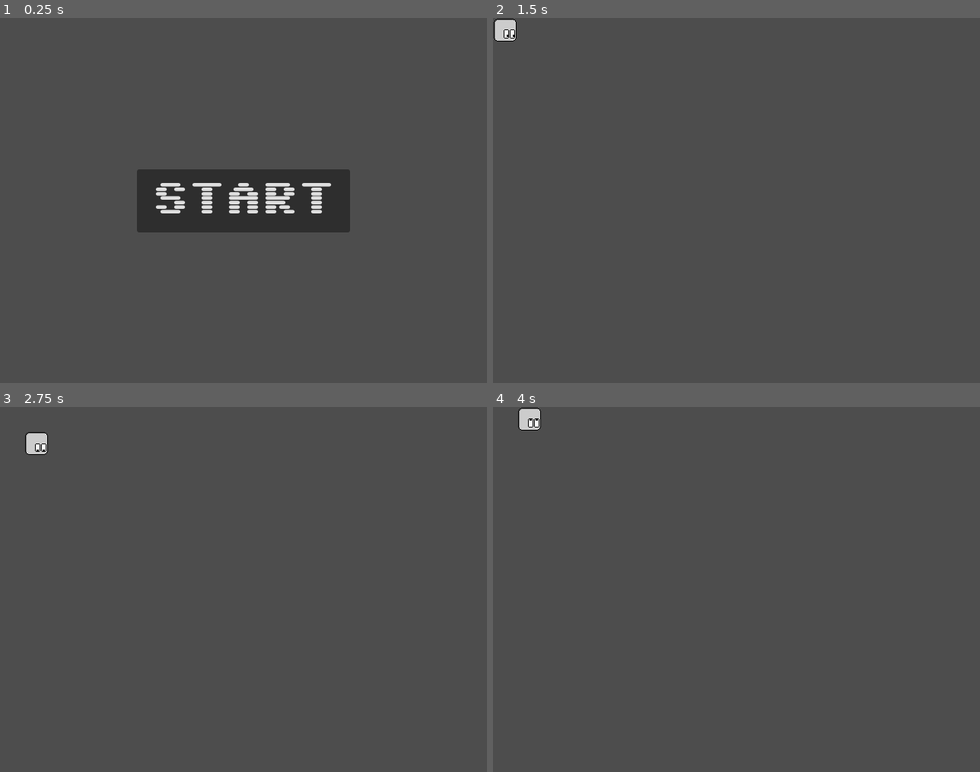
Above: before the commit, frames 1-4 (two rows, left to right).
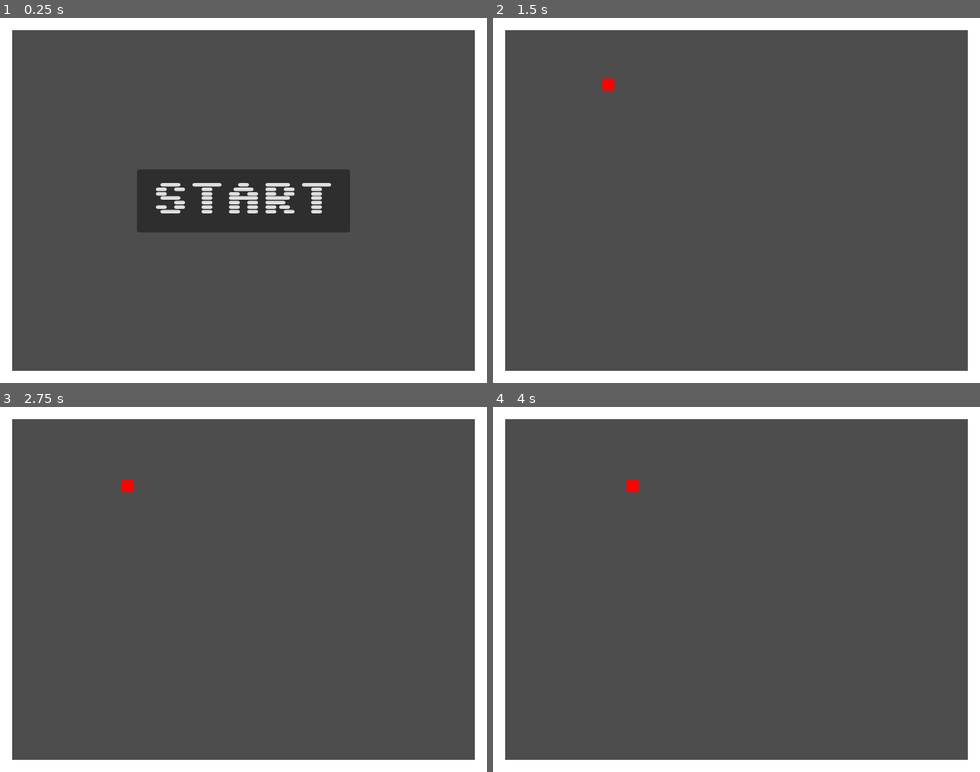
Above: after the commit, the same moments.

Repository: mkacik/godot-snek
Game: Godot game, scene res://scenes/main.tscn
The game is run twice, just before and just after one commit, with the same random seed, the same clock (stepped at 60 frames per second) and the same inputs.
Inputs:
- Up to frame 1 (0.25 s): no input
- Up to frame 2 (1.5 s): click "START" at 0.5 s; tap Enter at 1.25 s; hold Right (move_right) from 1.28 s (still down)
- Up to frame 3 (2.75 s): release Right (move_right) at 2.03 s; hold Down (move_down) from 2.03 s (still down)
- Up to frame 4 (4 s): release Down (move_down) at 2.78 s; hold Right (move_right) 2.78-3.53 s; hold Up (move_up) from 3.53 s (still down)

The runs differ from the first frame. In frame 1, 11% of the frame differs, in the area x 0-100%, y 0-100%; in frame 2, 11%; in frame 3, 12%; in frame 4, 12%.

Commit message:
Use collisions instead of calculating correct/incorrect positions

Diff:
--- a/scenes/hud.tscn
+++ b/scenes/hud.tscn
@@ -7,6 +7,7 @@
 script = ExtResource("1_dcsrn")
 
 [node name="StartButton" type="Button" parent="."]
+visible = false
 anchors_preset = 8
 anchor_left = 0.5
 anchor_top = 0.5
@@ -22,6 +23,7 @@
 text = "START"
 
 [node name="GameOverMessage" type="Label" parent="."]
+visible = false
 anchors_preset = 5
 anchor_left = 0.5
 anchor_right = 0.5
--- /dev/null
+++ b/scenes/level.gd
@@ -0,0 +1,32 @@
+extends Node2D
+
+@export var cell_size: int = 16
+
+func _ready() -> void:
+    position_walls()
+
+func _process(delta: float) -> void:
+    pass
+
+func position_walls() -> void:
+    var screen_size: Vector2 = get_viewport_rect().size / cell_size
+
+    $WallN.position = Vector2.ZERO
+    $WallS.position = Vector2(0, screen_size.y - 1) * cell_size
+
+    var outer_wall_x_scale = Vector2(screen_size.x, 1)
+    $WallN.apply_scale(outer_wall_x_scale)
+    $WallS.apply_scale(outer_wall_x_scale)
+
+    $WallE.position = Vector2(screen_size.x - 1, 1) * cell_size
+    $WallW.position = Vector2(0, 1) * cell_size
+
+    var outer_wall_y_scale = Vector2(1, screen_size.y - 2)
+    $WallE.apply_scale(outer_wall_y_scale)
+    $WallW.apply_scale(outer_wall_y_scale)
+
+func show_walls() -> void:
+    get_tree().call_group("walls", "show")
+
+func start() -> void:
+    show_walls()
--- /dev/null
+++ b/scenes/level.tscn
@@ -0,0 +1,15 @@
+[gd_scene load_steps=3 format=3 uid="uid://02oxhj8djhwr"]
+
+[ext_resource type="Script" path="res://scenes/level.gd" id="1_tjnu4"]
+[ext_resource type="PackedScene" uid="uid://kdaaygddkmlt" path="res://scenes/wall.tscn" id="2_arvb6"]
+
+[node name="Level" type="Node2D"]
+script = ExtResource("1_tjnu4")
+
+[node name="WallN" parent="." instance=ExtResource("2_arvb6")]
+
+[node name="WallS" parent="." instance=ExtResource("2_arvb6")]
+
+[node name="WallE" parent="." instance=ExtResource("2_arvb6")]
+
+[node name="WallW" parent="." instance=ExtResource("2_arvb6")]
--- a/scenes/main.gd
+++ b/scenes/main.gd
@@ -2,13 +2,14 @@
 
 # Called when the node enters the scene tree for the first time.
 func _ready() -> void:
-    pass # Replace with function body.
+    pass
 
 # Called every frame. 'delta' is the elapsed time since the previous frame.
 func _process(_delta: float) -> void:
     pass
 
 func new_game():
+    $Level.start()
     $Player.start()
 
 func game_over():
--- a/scenes/main.tscn
+++ b/scenes/main.tscn
@@ -1,13 +1,17 @@
-[gd_scene load_steps=4 format=3 uid="uid://ci0v6bd3v8irk"]
+[gd_scene load_steps=5 format=3 uid="uid://ci0v6bd3v8irk"]
 
 [ext_resource type="PackedScene" uid="uid://crojdhwqcostg" path="res://scenes/player.tscn" id="1_e3l1q"]
 [ext_resource type="Script" path="res://scenes/main.gd" id="1_pmvye"]
 [ext_resource type="PackedScene" uid="uid://ccmivnmm1cxdu" path="res://scenes/hud.tscn" id="3_uv6ks"]
+[ext_resource type="PackedScene" uid="uid://02oxhj8djhwr" path="res://scenes/level.tscn" id="4_0euvk"]
 
 [node name="Main" type="Node"]
 script = ExtResource("1_pmvye")
 
 [node name="Player" parent="." instance=ExtResource("1_e3l1q")]
+speed = 400
+
+[node name="Level" parent="." instance=ExtResource("4_0euvk")]
 
 [node name="HUD" parent="." instance=ExtResource("3_uv6ks")]
 
--- a/scenes/player.gd
+++ b/scenes/player.gd
@@ -1,28 +1,24 @@
-extends Node2D
+extends Area2D
 
 const Common = preload("res://lib/common.gd")
 
 signal game_over
 
-@export var cell_size: int = 32
+@export var cell_size: int = 16
 @export var speed: int = 200
-
-var max_pos: Vector2
-var min_pos: Vector2
 
 var direction: Vector2
 var next_direction: Vector2
-
 var target_position: Vector2
 
+func reset_position():
+    position = Vector2(cell_size * 8, cell_size * 5)
+    target_position = position
+
 func start():
-    direction = Vector2.RIGHT
-    next_direction = direction
-    target_position = position
-    $AnimatedSprite2D.animation = "right"
-    $AnimatedSprite2D.play()
+    reset_position()
+    $CollisionShape2D.set_deferred("disabled", false)
     show()
-
     $MoveTimer.start()
 
 func stop():
@@ -30,31 +26,25 @@
     $MoveTimer.stop()
     game_over.emit()
 
-# Called when the node enters the scene tree for the first time.
 func _ready():
     hide()
 
-    var screen_size = get_viewport_rect().size
-    var max_x = (floori(screen_size.x / cell_size) - 1) * cell_size
-    var max_y = (floori(screen_size.y / cell_size) - 1) * cell_size
-    max_pos = Vector2(max_x, max_y)
-    min_pos = Vector2.ZERO
+    # Initial direction
+    direction = Vector2.RIGHT
+    next_direction = direction
 
+    # var screen_size = get_viewport_rect().size
 
 # Called every frame. 'delta' is the elapsed time since the previous frame.
 func _process(delta: float):
     if Input.is_action_pressed("move_right"):
         next_direction = Vector2.RIGHT
-        $AnimatedSprite2D.animation = "right"
     elif Input.is_action_pressed("move_left"):
         next_direction = Vector2.LEFT
-        $AnimatedSprite2D.animation = "left"
     elif Input.is_action_pressed("move_down"):
         next_direction = Vector2.DOWN
-        $AnimatedSprite2D.animation = "down"
     elif Input.is_action_pressed("move_up"):
         next_direction = Vector2.UP
-        $AnimatedSprite2D.animation = "up"
 
     if position != target_position:
         var previous_position = position
@@ -65,7 +55,12 @@
 func _on_move_timer_timeout() -> void:
     direction = next_direction
     # enforce target position within screen bounds
-    target_position = Common.clamped(position + direction * cell_size, min_pos, max_pos);
+    target_position = position + direction * cell_size;
+
     # if target position was not changed, we hit something, so it's game over
-    if position == target_position:
-        stop()
+    #if position == target_position:
+    #   stop()
+
+func _on_body_entered(body: Node2D) -> void:
+    print(body)
+    stop()
--- a/scenes/player.tscn
+++ b/scenes/player.tscn
@@ -1,134 +1,27 @@
-[gd_scene load_steps=16 format=3 uid="uid://crojdhwqcostg"]
+[gd_scene load_steps=3 format=3 uid="uid://crojdhwqcostg"]
 
 [ext_resource type="Script" path="res://scenes/player.gd" id="1_7k03j"]
-[ext_resource type="Texture2D" uid="uid://caekidfe42bva" path="res://art/head.png" id="2_off3y"]
 
-[sub_resource type="AtlasTexture" id="AtlasTexture_l7snh"]
-atlas = ExtResource("2_off3y")
-region = Rect2(32, 96, 32, 32)
+[sub_resource type="RectangleShape2D" id="RectangleShape2D_qnjww"]
+size = Vector2(16, 16)
 
-[sub_resource type="AtlasTexture" id="AtlasTexture_4lsbi"]
-atlas = ExtResource("2_off3y")
-region = Rect2(64, 96, 32, 32)
-
-[sub_resource type="AtlasTexture" id="AtlasTexture_ft8fd"]
-atlas = ExtResource("2_off3y")
-region = Rect2(32, 32, 32, 32)
-
-[sub_resource type="AtlasTexture" id="AtlasTexture_o2yb5"]
-atlas = ExtResource("2_off3y")
-region = Rect2(64, 32, 32, 32)
-
-[sub_resource type="AtlasTexture" id="AtlasTexture_fwecv"]
-atlas = ExtResource("2_off3y")
-region = Rect2(64, 64, 32, 32)
-
-[sub_resource type="AtlasTexture" id="AtlasTexture_1lmqx"]
-atlas = ExtResource("2_off3y")
-region = Rect2(0, 96, 32, 32)
-
-[sub_resource type="AtlasTexture" id="AtlasTexture_kqadj"]
-atlas = ExtResource("2_off3y")
-region = Rect2(0, 64, 32, 32)
-
-[sub_resource type="AtlasTexture" id="AtlasTexture_bqo8l"]
-atlas = ExtResource("2_off3y")
-region = Rect2(32, 64, 32, 32)
-
-[sub_resource type="AtlasTexture" id="AtlasTexture_p26of"]
-atlas = ExtResource("2_off3y")
-region = Rect2(64, 0, 32, 32)
-
-[sub_resource type="AtlasTexture" id="AtlasTexture_rixtv"]
-atlas = ExtResource("2_off3y")
-region = Rect2(0, 32, 32, 32)
-
-[sub_resource type="AtlasTexture" id="AtlasTexture_fhpfw"]
-atlas = ExtResource("2_off3y")
-region = Rect2(0, 0, 32, 32)
-
-[sub_resource type="AtlasTexture" id="AtlasTexture_0pl0d"]
-atlas = ExtResource("2_off3y")
-region = Rect2(32, 0, 32, 32)
-
-[sub_resource type="SpriteFrames" id="SpriteFrames_r7i4i"]
-animations = [{
-"frames": [{
-"duration": 1.0,
-"texture": SubResource("AtlasTexture_l7snh")
-}, {
-"duration": 1.0,
-"texture": SubResource("AtlasTexture_4lsbi")
-}],
-"loop": true,
-"name": &"angry",
-"speed": 5.0
-}, {
-"frames": [{
-"duration": 1.0,
-"texture": SubResource("AtlasTexture_ft8fd")
-}, {
-"duration": 1.0,
-"texture": SubResource("AtlasTexture_o2yb5")
-}],
-"loop": true,
-"name": &"down",
-"speed": 5.0
-}, {
-"frames": [{
-"duration": 1.0,
-"texture": SubResource("AtlasTexture_fwecv")
-}, {
-"duration": 1.0,
-"texture": SubResource("AtlasTexture_1lmqx")
-}],
-"loop": true,
-"name": &"idle",
-"speed": 5.0
-}, {
-"frames": [{
-"duration": 1.0,
-"texture": SubResource("AtlasTexture_kqadj")
-}, {
-"duration": 1.0,
-"texture": SubResource("AtlasTexture_bqo8l")
-}],
-"loop": true,
-"name": &"left",
-"speed": 5.0
-}, {
-"frames": [{
-"duration": 1.0,
-"texture": SubResource("AtlasTexture_p26of")
-}, {
-"duration": 1.0,
-"texture": SubResource("AtlasTexture_rixtv")
-}],
-"loop": true,
-"name": &"right",
-"speed": 5.0
-}, {
-"frames": [{
-"duration": 1.0,
-"texture": SubResource("AtlasTexture_fhpfw")
-}, {
-"duration": 1.0,
-"texture": SubResource("AtlasTexture_0pl0d")
-}],
-"loop": true,
-"name": &"up",
-"speed": 5.0
-}]
-
-[node name="Player" type="Node2D"]
+[node name="Player" type="Area2D"]
 script = ExtResource("1_7k03j")
 metadata/_edit_group_ = true
 
-[node name="AnimatedSprite2D" type="AnimatedSprite2D" parent="."]
-sprite_frames = SubResource("SpriteFrames_r7i4i")
-animation = &"angry"
-centered = false
+[node name="MoveTimer" type="Timer" parent="."]
+wait_time = 0.7
 
-[node name="MoveTimer" type="Timer" parent="."]
+[node name="CollisionShape2D" type="CollisionShape2D" parent="."]
+position = Vector2(8, 8)
+scale = Vector2(0.9, 0.9)
+shape = SubResource("RectangleShape2D_qnjww")
+disabled = true
 
+[node name="ColorRect" type="ColorRect" parent="."]
+offset_right = 16.0
+offset_bottom = 16.0
+color = Color(1, 0, 0, 1)
+
+[connection signal="body_entered" from="." to="." method="_on_body_entered"]
 [connection signal="timeout" from="MoveTimer" to="." method="_on_move_timer_timeout"]
--- /dev/null
+++ b/scenes/wall.tscn
@@ -0,0 +1,19 @@
+[gd_scene load_steps=3 format=3 uid="uid://kdaaygddkmlt"]
+
+[ext_resource type="Texture2D" uid="uid://e2653otifgad" path="res://art/wall.png" id="1_rptac"]
+
+[sub_resource type="RectangleShape2D" id="RectangleShape2D_d1k43"]
+size = Vector2(16, 16)
+
+[node name="Wall" type="StaticBody2D" groups=["walls"]]
+metadata/_edit_group_ = true
+
+[node name="CollisionShape2D" type="CollisionShape2D" parent="."]
+position = Vector2(8, 8)
+shape = SubResource("RectangleShape2D_d1k43")
+
+[node name="Sprite2D" type="Sprite2D" parent="."]
+position = Vector2(8, 8)
+texture = ExtResource("1_rptac")
+region_enabled = true
+region_rect = Rect2(32, 0, 16, 16)
Binary file removed: art/head.png
Binary file added: art/wall.png
Not shown, changed: art/wall.png.import
